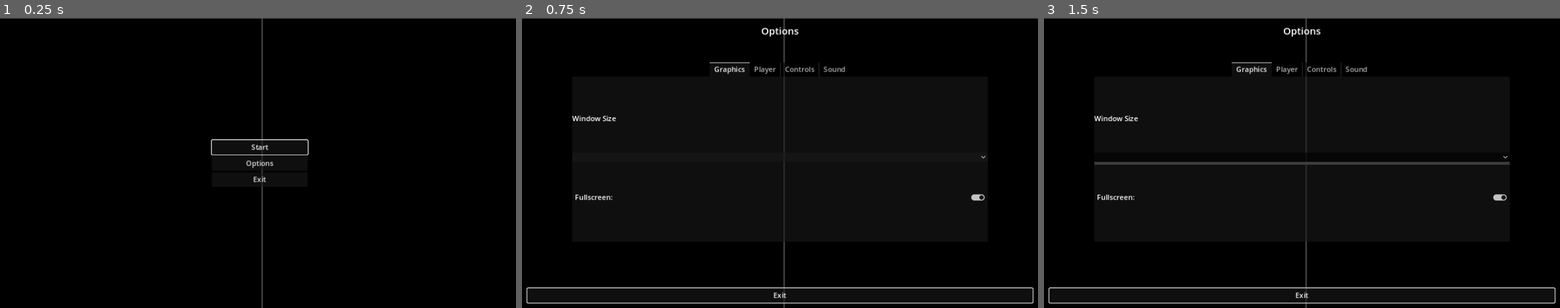
Above: before the commit, frames 1-3 (left to right).
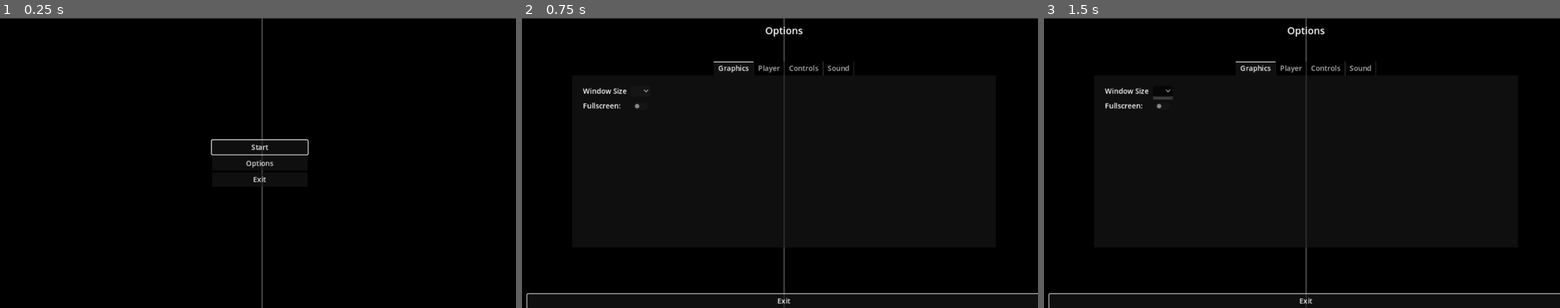
Above: after the commit, the same moments.

Repository: LookingForTheSemicolon/AdvancedPong
Game: Godot game, scene res://scenes/main.tscn
The game is run twice, just before and just after one commit, with the same random seed, the same clock (stepped at 60 frames per second) and the same inputs.
Inputs (mouse positions are in pixels of both pictures, inside the frame that each line leads up to; where the layout moved, square brackets give the same spot in the first picture):
- Up to frame 1 (0.25 s): no input
- Up to frame 2 (0.75 s): click "Options" at 0.5 s
- Up to frame 3 (1.5 s): click (1162, 90) [1302, 157] at 1.25 s

The runs differ from the first frame. In frame 1, 0.1% of the frame differs, in the area x 41-60%, y 42-57%; in frame 2, 2.4%; in frame 3, 3.4%, in the area x 0-100%, y 2-100%.

Commit message:
Fixed set and get (default)s for options
Fixed loading and setting of options for graphics and player (default options set too)

fixed resizing of window and its positioning

Diff:
--- a/autoload/options_manager.gd
+++ b/autoload/options_manager.gd
@@ -7,12 +7,21 @@
     { "width": 1760, "height": 990},
     { "width": 1600, "height": 900},
     { "width": 1280, "height": 960},
+]
 
+var player_paddles = [
+    { "name" : "Standard", "path": "res://scenes/PlayerPaddles/Default/player.tscn"},
+    { "name" : "C-Shape", "path": "res://scenes/PlayerPaddles/CShape/player2.tscn"}
 ]
+
+var cpu_paddles = [
+    { "name" : "Standard", "path": "res://scenes/PlayerPaddles/Default/cpu.tscn"},
+    { "name" : "C-Shape", "path": "res://scenes/PlayerPaddles/CShape/player2.tscn"}
+]
+
 
 func read_options():
     var options = {}
-    print(options_path)
     var file = FileAccess.open(options_path, FileAccess.READ)
     if file:
         options = file.get_var()
@@ -29,20 +38,22 @@
     var options = read_options()
     if options.has("full_screen"):
         window_mode = DisplayServer.WINDOW_MODE_FULLSCREEN if options.full_screen else DisplayServer.WINDOW_MODE_WINDOWED
+
     DisplayServer.window_set_mode(window_mode)
     write_options(options)
 
-func  resize_window():
+func resize_window():
     var options = read_options()
     if not options.has("full_screen") or not options.full_screen:
         var window_size = Vector2(options.window_width, options.window_height)
-        var screen_size = DisplayServer.screen_get_size()
+        var screen_position = DisplayServer.screen_get_position(0) # 0 primary screen
         get_window().size = window_size
-        DisplayServer.window_set_position(Vector2i(window_size.x, 100))
+
+        DisplayServer.window_set_position(Vector2i(screen_position.x, screen_position.y + 25))
 
 # Called when the node enters the scene tree for the first time.
 func _ready() -> void:
-    pass # Replace with function body.
+    pass
 
 
 # Called every frame. 'delta' is the elapsed time since the previous frame.
--- a/project.godot
+++ b/project.godot
@@ -22,6 +22,7 @@
 
 [display]
 
+window/size/resizable=false
 window/stretch/mode="canvas_items"
 
 [input]
--- a/scenes/Menue/settings.tscn
+++ b/scenes/Menue/settings.tscn
@@ -36,27 +36,31 @@
 anchor_bottom = 1.0
 grow_horizontal = 2
 grow_vertical = 2
-theme_override_constants/margin_left = 0
-theme_override_constants/margin_top = 0
-theme_override_constants/margin_right = 0
-theme_override_constants/margin_bottom = 0
+theme_override_constants/margin_left = 24
+theme_override_constants/margin_top = 24
+theme_override_constants/margin_right = 24
+theme_override_constants/margin_bottom = 24
 
-[node name="VBoxContainer" type="VBoxContainer" parent="TabContainer/Graphics/MarginContainer"]
+[node name="Grid" type="GridContainer" parent="TabContainer/Graphics/MarginContainer"]
 layout_mode = 2
-theme_override_constants/separation = 64
-alignment = 1
+theme_override_constants/h_separation = 10
+theme_override_constants/v_separation = 10
+columns = 2
 
-[node name="WindowSize" type="Label" parent="TabContainer/Graphics/MarginContainer/VBoxContainer"]
+[node name="WindowSize" type="Label" parent="TabContainer/Graphics/MarginContainer/Grid"]
 layout_mode = 2
 text = "Window Size"
 
-[node name="WindowSizeOption" type="OptionButton" parent="TabContainer/Graphics/MarginContainer/VBoxContainer"]
+[node name="WindowSizeOption" type="OptionButton" parent="TabContainer/Graphics/MarginContainer/Grid"]
 layout_mode = 2
 
-[node name="FullscreenButton" type="CheckButton" parent="TabContainer/Graphics/MarginContainer/VBoxContainer"]
+[node name="FullscreenButton2" type="Label" parent="TabContainer/Graphics/MarginContainer/Grid"]
 layout_mode = 2
-button_pressed = true
 text = "Fullscreen:"
+
+[node name="FullscreenButton" type="CheckButton" parent="TabContainer/Graphics/MarginContainer/Grid"]
+layout_mode = 2
+action_mode = 0
 
 [node name="Player" type="TabBar" parent="TabContainer"]
 visible = false
@@ -75,30 +79,25 @@
 theme_override_constants/margin_right = 24
 theme_override_constants/margin_bottom = 24
 
-[node name="VBoxContainer" type="VBoxContainer" parent="TabContainer/Player/MarginContainer"]
+[node name="Grid" type="GridContainer" parent="TabContainer/Player/MarginContainer"]
 layout_mode = 2
-theme_override_constants/separation = 64
-alignment = 1
+theme_override_constants/h_separation = 50
+theme_override_constants/v_separation = 10
+columns = 2
 
-[node name="Player" type="Label" parent="TabContainer/Player/MarginContainer/VBoxContainer"]
+[node name="PlayerPaddle" type="Label" parent="TabContainer/Player/MarginContainer/Grid"]
 layout_mode = 2
-text = "123456789"
+text = "Player Paddle"
 
-[node name="Player2" type="Label" parent="TabContainer/Player/MarginContainer/VBoxContainer"]
+[node name="PlayerPaddleOption" type="OptionButton" parent="TabContainer/Player/MarginContainer/Grid"]
 layout_mode = 2
-text = "123456789"
 
-[node name="Player3" type="Label" parent="TabContainer/Player/MarginContainer/VBoxContainer"]
+[node name="CPUPaddle" type="Label" parent="TabContainer/Player/MarginContainer/Grid"]
 layout_mode = 2
-text = "123456789"
+text = "CPU Paddle"
 
-[node name="Player4" type="Label" parent="TabContainer/Player/MarginContainer/VBoxContainer"]
+[node name="CPUPaddleOption" type="OptionButton" parent="TabContainer/Player/MarginContainer/Grid"]
 layout_mode = 2
-text = "123456789"
-
-[node name="Player5" type="Label" parent="TabContainer/Player/MarginContainer/VBoxContainer"]
-layout_mode = 2
-text = "123456789"
 
 [node name="Controls" type="TabBar" parent="TabContainer"]
 visible = false
@@ -184,5 +183,7 @@
 layout_mode = 2
 text = "123456789"
 
-[connection signal="item_selected" from="TabContainer/Graphics/MarginContainer/VBoxContainer/WindowSizeOption" to="." method="_on_window_size_option_item_selected"]
-[connection signal="toggled" from="TabContainer/Graphics/MarginContainer/VBoxContainer/FullscreenButton" to="." method="_on_fullscreen_button_toggled"]
+[connection signal="item_selected" from="TabContainer/Graphics/MarginContainer/Grid/WindowSizeOption" to="." method="_on_window_size_option_item_selected"]
+[connection signal="toggled" from="TabContainer/Graphics/MarginContainer/Grid/FullscreenButton" to="." method="_on_fullscreen_button_toggled"]
+[connection signal="item_selected" from="TabContainer/Player/MarginContainer/Grid/PlayerPaddleOption" to="." method="_on_player_paddle_option_item_selected"]
+[connection signal="item_selected" from="TabContainer/Player/MarginContainer/Grid/CPUPaddleOption" to="." method="_on_cpu_paddle_option_item_selected"]
--- a/scenes/PlayerPaddles/CShape/player2.tscn
+++ b/scenes/PlayerPaddles/CShape/player2.tscn
@@ -9,10 +9,11 @@
 size = Vector2(120, 20)
 
 [node name="Player2" type="CharacterBody2D"]
+position = Vector2(50, 324)
 script = ExtResource("1_ilwd6")
 
 [node name="CollisionSide" type="CollisionShape2D" parent="."]
-position = Vector2(60, 324)
+position = Vector2(0, -1)
 shape = SubResource("RectangleShape2D_lqs3k")
 
 [node name="ColorRect" type="ColorRect" parent="CollisionSide"]
@@ -27,7 +28,7 @@
 metadata/_edit_use_anchors_ = true
 
 [node name="CollisionTop" type="CollisionShape2D" parent="."]
-position = Vector2(110, 254)
+position = Vector2(50, -71)
 shape = SubResource("RectangleShape2D_le80y")
 
 [node name="ColorRectTop" type="ColorRect" parent="CollisionTop"]
@@ -37,7 +38,7 @@
 offset_bottom = 10.0
 
 [node name="CollisionBottom" type="CollisionShape2D" parent="."]
-position = Vector2(110, 394)
+position = Vector2(50, 69)
 shape = SubResource("RectangleShape2D_le80y")
 
 [node name="ColorRectBottom" type="ColorRect" parent="CollisionBottom"]
--- a/scenes/PlayerPaddles/Default/player.tscn
+++ b/scenes/PlayerPaddles/Default/player.tscn
@@ -6,7 +6,6 @@
 size = Vector2(20, 120)
 
 [node name="Player" type="StaticBody2D"]
-visible = false
 position = Vector2(50, 324)
 script = ExtResource("1_cygw0")
 
--- a/scenes/game.tscn
+++ b/scenes/game.tscn
@@ -1,10 +1,7 @@
-[gd_scene load_steps=11 format=3 uid="uid://cb6hagkqbm3rh"]
+[gd_scene load_steps=8 format=3 uid="uid://cb6hagkqbm3rh"]
 
 [ext_resource type="Texture2D" uid="uid://cdi47qxpig3qo" path="res://art/PongBackground.png" id="1_hvium"]
 [ext_resource type="Script" path="res://scripts/game.gd" id="2_gupkl"]
-[ext_resource type="PackedScene" uid="uid://dj08dqvefi38j" path="res://scenes/PlayerPaddles/Default/player.tscn" id="3_h4dx0"]
-[ext_resource type="PackedScene" uid="uid://csv2xht8gwb8d" path="res://scenes/PlayerPaddles/CShape/player2.tscn" id="4_661ns"]
-[ext_resource type="PackedScene" uid="uid://bmkplkn6d2blt" path="res://scenes/PlayerPaddles/Default/cpu.tscn" id="5_rwan6"]
 [ext_resource type="PackedScene" uid="uid://dm6xf6fsg8y6y" path="res://scenes/Balls/ball.tscn" id="6_yic3j"]
 
 [sub_resource type="MeshTexture" id="MeshTexture_qo8s2"]
@@ -43,23 +40,6 @@
 grow_horizontal = 2
 grow_vertical = 2
 texture = ExtResource("1_hvium")
-
-[node name="Player" parent="." instance=ExtResource("3_h4dx0")]
-visible = true
-
-[node name="Player2" parent="." instance=ExtResource("4_661ns")]
-position = Vector2(50, 324)
-
-[node name="CollisionSide" parent="Player2" index="0"]
-position = Vector2(0, 1)
-
-[node name="CollisionTop" parent="Player2" index="1"]
-position = Vector2(50, -69)
-
-[node name="CollisionBottom" parent="Player2" index="2"]
-position = Vector2(50, 71.5)
-
-[node name="CPU" parent="." instance=ExtResource("5_rwan6")]
 
 [node name="Ball" parent="." instance=ExtResource("6_yic3j")]
 
@@ -114,7 +94,4 @@
 [connection signal="body_entered" from="ScoreRight" to="." method="_on_score_right_body_entered"]
 [connection signal="timeout" from="BallTimer" to="." method="_on_ball_timer_timeout"]
 
-[editable path="Player"]
-[editable path="Player2"]
-[editable path="CPU"]
 [editable path="Ball"]
--- a/scenes/main.tscn
+++ b/scenes/main.tscn
@@ -71,6 +71,10 @@
 visible = false
 layout_mode = 1
 
+[node name="MarginContainer" parent="Options" index="0"]
+offset_right = 18.0
+offset_bottom = 12.0
+
 [connection signal="pressed" from="VBoxContainer/StartButton" to="." method="_on_start_button_pressed"]
 [connection signal="pressed" from="VBoxContainer/OptionsButton" to="." method="_on_options_button_pressed"]
 [connection signal="pressed" from="VBoxContainer/ExitButton" to="." method="_on_exit_button_pressed"]
--- a/scripts/cpu.gd
+++ b/scripts/cpu.gd
@@ -8,8 +8,6 @@
 
 # Called when the node enters the scene tree for the first time.
 func _ready() -> void:
-    #var options = OptionsManager.read_options()
-    #win_height = options.window_height
     win_height = get_viewport_rect().size.y
     p_height = $ColorRect.get_size().y
 
--- a/scripts/game.gd
+++ b/scripts/game.gd
@@ -1,12 +1,25 @@
 extends Sprite2D
 
+@onready var player_scene = preload("res://scenes/PlayerPaddles/Default/player.tscn") as PackedScene
+@onready var player2_scene = preload("res://scenes/PlayerPaddles/CShape/player2.tscn") as PackedScene
+@onready var cpu_scene = preload("res://scenes/PlayerPaddles/Default/cpu.tscn") as PackedScene
 
 var score := [0,0] #0:Player, 1:CPI
 const PADDLE_SPEED: int = 500
 
 func _ready() -> void:
     var options = OptionsManager.read_options()
-
+    if options.has("player_paddle"):
+        if options.player_paddle.name == "Standard":
+            var player = player_scene.instantiate()
+            get_tree().current_scene.add_child(player)
+        if options.player_paddle.name == "C-Shape":
+            var player2 = player2_scene.instantiate()
+            get_tree().current_scene.add_child(player2)
+    if options.has("cpu_paddle"):
+         if options.cpu_paddle.name == "Standard":
+            var cpu = cpu_scene.instantiate()
+            get_tree().current_scene.add_child(cpu)
 
 func _on_ball_timer_timeout() -> void:
     $Ball.new_Ball()
--- a/scripts/main.gd
+++ b/scripts/main.gd
@@ -4,14 +4,18 @@
 @onready var options_button = $VBoxContainer/OptionsButton as Button
 @onready var exit_button = $VBoxContainer/ExitButton as Button
 
+
 @onready var start_level = preload("res://scenes/game.tscn") as PackedScene
+
 @onready var options_menu = $Options as Options_Menu
 @onready var containerVB = $VBoxContainer as VBoxContainer
 # Called when the node enters the scene tree for the first time.
 
 func _ready() -> void:
     handle_connection_singals()
+    OptionsManager.set_window_mode()
     start_button.grab_focus()
+
 
 # Called every frame. 'delta' is the elapsed time since the previous frame.
 func _process(_delta: float) -> void:
--- a/scripts/player.gd
+++ b/scripts/player.gd
@@ -4,10 +4,8 @@
 var p_height: int
 # Called when the node enters the scene tree for the first time.
 func _ready() -> void:
-    #var options = OptionsManager.read_options()
-    #win_height = options.window_height
     win_height = get_viewport_rect().size.y
-
+    p_height = $ColorRect.get_size().y
 
 # Called every frame. 'delta' is the elapsed time since the previous frame.
 func _process(delta: float) -> void:
--- a/scripts/player2.gd
+++ b/scripts/player2.gd
@@ -6,8 +6,6 @@
 
 # Called when the node enters the scene tree for the first time.
 func _ready() -> void:
-     #var options = OptionsManager.read_options()
-    #win_height = options.window_height
     win_height = get_viewport_rect().size.y
     p_height = $CollisionSide/ColorRect.get_size().y
     p_width = $CollisionSide/ColorRect.get_size().x
--- a/scripts/settings.gd
+++ b/scripts/settings.gd
@@ -1,15 +1,37 @@
 extends Control
 
-@onready var window_size_options_button = $TabContainer/Graphics/MarginContainer/VBoxContainer/WindowSizeOption
-@onready var fullscreen_button = $TabContainer/Graphics/MarginContainer/VBoxContainer/FullscreenButton
-
+@onready var window_size_options_button = $TabContainer/Graphics/MarginContainer/Grid/WindowSizeOption
+@onready var fullscreen_button = $TabContainer/Graphics/MarginContainer/Grid/FullscreenButton
+@onready var player_paddle_option = $TabContainer/Player/MarginContainer/Grid/PlayerPaddleOption
+@onready var cpu_paddle_option = $TabContainer/Player/MarginContainer/Grid/CPUPaddleOption
 var options
 # Called when the node enters the scene tree for the first time.
 func _ready() -> void:
     options = OptionsManager.read_options()
-    if(options.has("full_screen")):
+    load_defaults()
+    load_screen_page()
+    load_paddles()
+
+func load_defaults():
+    options = OptionsManager.read_options()
+    if not options.has("full_screen"):
+       options["full_screen"] = false
+    if not options.has("window_width"):
+       options["window_width"] = 1200
+    if not options.has("window_height"):
+       options["window_height"] = 600
+    if not options.has("player_paddle"):
+       options["player_paddle"] = {"name": "Standard"}
+    if not options.has("cpu_paddle"):
+       options["cpu_paddle"] = {"name": "Standard"}
+    OptionsManager.write_options(options)
+    OptionsManager.resize_window()
+
+func load_screen_page():
+    if options.has("full_screen"):
         fullscreen_button.set_pressed_no_signal(options.full_screen)
-    window_size_options_button.clear()
+        window_size_options_button.clear()
+
     var screen_size = DisplayServer.screen_get_size()
     var index = 0
     for size in OptionsManager.window_size_list:
@@ -18,6 +40,21 @@
             if options.has("window_width") and size.width == options.window_width and options.has("window_height") and size.height == options.window_height:
                 window_size_options_button.select(index)
             index += 1
+
+func load_paddles():
+    var indexPlayer = 0
+    var indexCPU = 0
+    for paddle in OptionsManager.player_paddles:
+        player_paddle_option.add_item(paddle.name)
+        if options.has("player_paddle") and paddle.name == options.player_paddle.name:
+          player_paddle_option.select(indexPlayer)
+        indexPlayer += 1
+
+    for paddle in OptionsManager.cpu_paddles:
+        cpu_paddle_option.add_item(paddle.name)
+        if options.has("cpu_paddle") and paddle.name == options.cpu_paddle.name:
+          cpu_paddle_option.select(indexCPU)
+        indexCPU += 1
 
 # Called every frame. 'delta' is the elapsed time since the previous frame.
 func _process(delta: float) -> void:
@@ -37,3 +74,15 @@
     OptionsManager.write_options(options)
     OptionsManager.set_window_mode()
     OptionsManager.resize_window()
+
+
+func _on_player_paddle_option_item_selected(index: int) -> void:
+    var paddle = OptionsManager.player_paddles[index]
+    options.player_paddle = paddle
+    OptionsManager.write_options(options)
+
+
+func _on_cpu_paddle_option_item_selected(index: int) -> void:
+    var paddle = OptionsManager.player_paddles[index]
+    options.cpu_paddle = paddle
+    OptionsManager.write_options(options)
